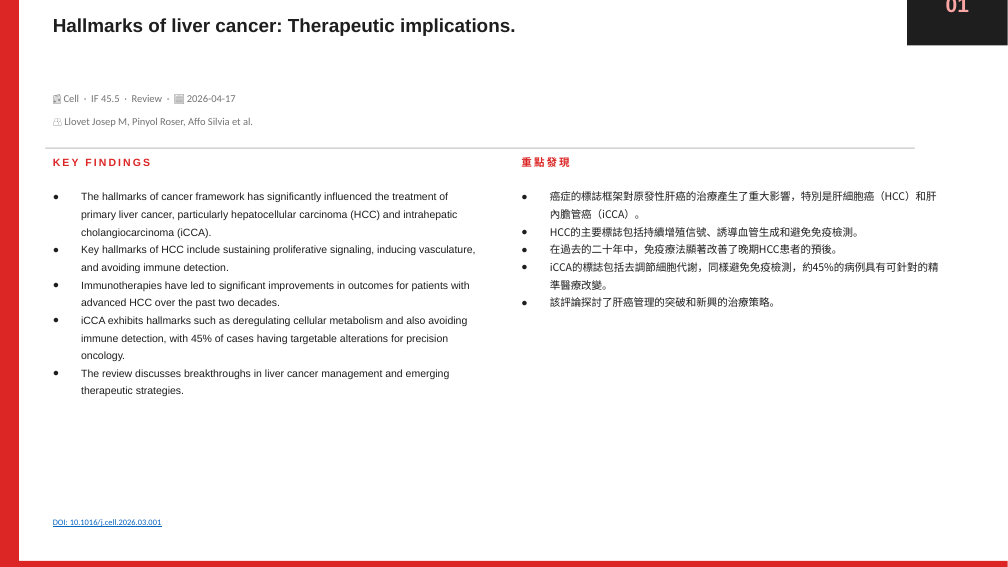
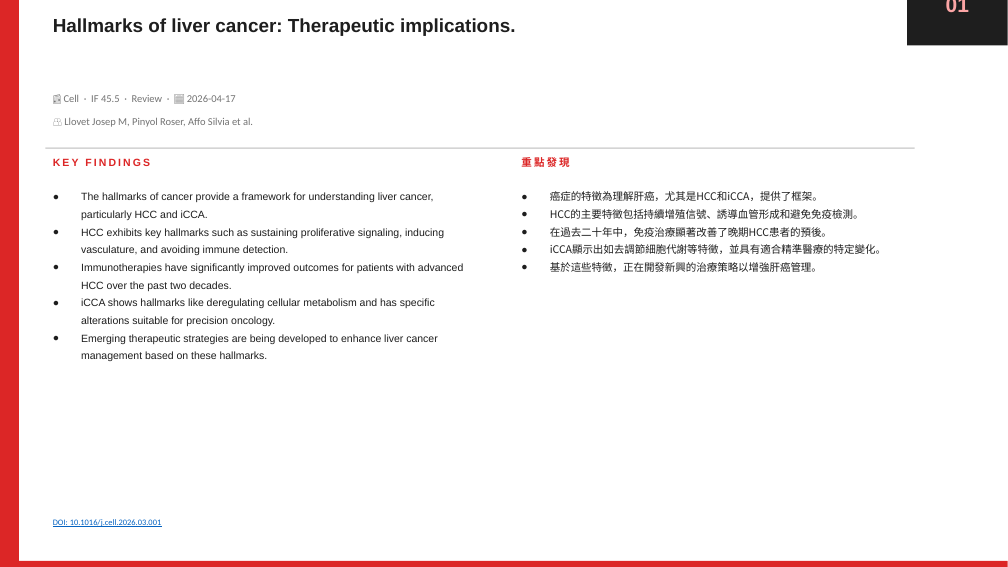
Before and after one commit to jejenhu-maker/hcc-weekly-digest, a slide deck: slide 3 of docs/latest-digest.pptx. Drawn at 1008x567 pixels with LibreOffice and Linux fonts; fonts in the diff are those of the drawing. Boxes give left, top, right and bottom in pixels: in the first picture for what was removed or moved away, otherwise in the second. Text is boxed around its words. In the diff, an @@ line names an element or a change of style, - is before the commit and + after.

```diff
--- a/docs/latest-digest.pptx
+++ b/docs/latest-digest.pptx
@@ text at <box>81,192,463,361</box>: text changed @@
-● The hallmarks of cancer framework has significantly influenced the treatment of primary liver cancer, particularly hepatocellular carcinoma (HCC) and intrahepatic cholangiocarcinoma (iCCA).
-● Key hallmarks of HCC include sustaining proliferative signaling, inducing vasculature, and avoiding immune detection.
-● Immunotherapies have led to significant improvements in outcomes for patients with advanced HCC over the past two decades.
-● iCCA exhibits hallmarks such as deregulating cellular metabolism and also avoiding immune detection, with 45% of cases having targetable alterations for precision oncology.
-● The review discusses breakthroughs in liver cancer management and emerging therapeutic strategies.
+● The hallmarks of cancer provide a framework for understanding liver cancer, particularly HCC and iCCA.
+● HCC exhibits key hallmarks such as sustaining proliferative signaling, inducing vasculature, and avoiding immune detection.
+● Immunotherapies have significantly improved outcomes for patients with advanced HCC over the past two decades.
+● iCCA shows hallmarks like deregulating cellular metabolism and has specific alterations suitable for precision oncology.
+● Emerging therapeutic strategies are being developed to enhance liver cancer management based on these hallmarks.
@@ text at <box>550,191,886,272</box>: text changed @@
-● 癌症的標誌框架對原發性肝癌的治療產生了重大影響，特別是肝細胞癌（HCC）和肝內膽管癌（iCCA）。
-● HCC的主要標誌包括持續增殖信號、誘導血管生成和避免免疫檢測。
-● 在過去的二十年中，免疫療法顯著改善了晚期HCC患者的預後。
-● iCCA的標誌包括去調節細胞代謝，同樣避免免疫檢測，約45%的病例具有可針對的精準醫療改變。
-● 該評論探討了肝癌管理的突破和新興的治療策略。
+● 癌症的特徵為理解肝癌，尤其是HCC和iCCA，提供了框架。
+● HCC的主要特徵包括持續增殖信號、誘導血管形成和避免免疫檢測。
+● 在過去二十年中，免疫治療顯著改善了晚期HCC患者的預後。
+● iCCA顯示出如去調節細胞代謝等特徵，並具有適合精準醫療的特定變化。
+● 基於這些特徵，正在開發新興的治療策略以增強肝癌管理。
```
Also in this commit, not shown: 20 other slides changed, 2 other files.
